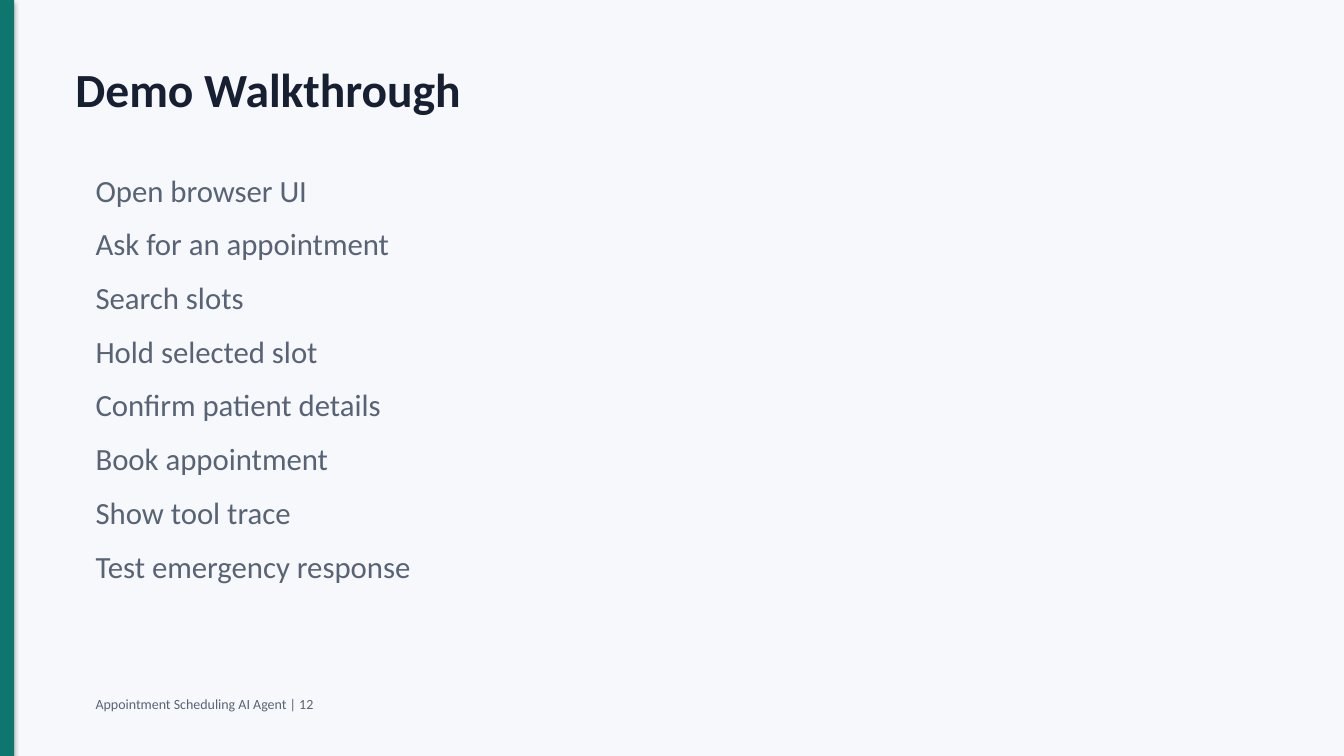
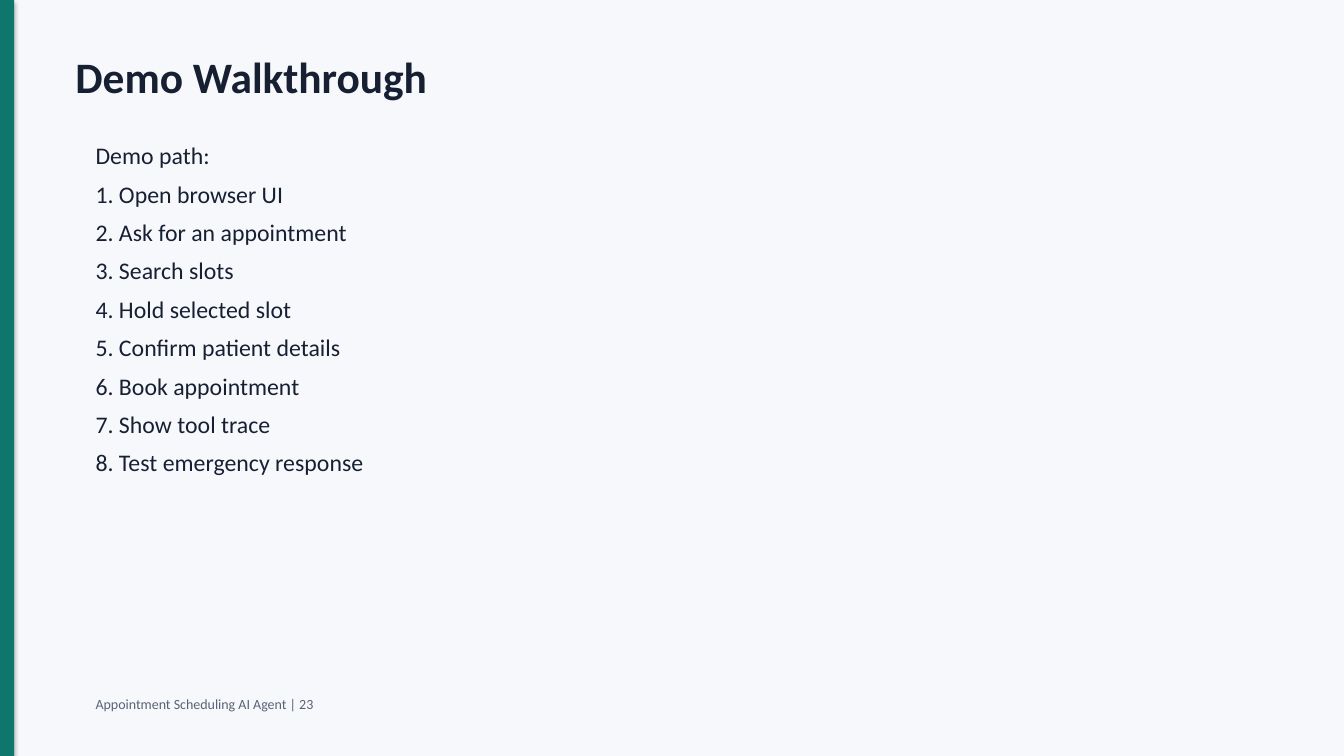
Before and after one commit to amankumarhal/scheduling_agent, a slide deck: slide 23 of docs/appointment_agent_interview_deck.pptx (slide 12 before the commit). Drawn at 1344x756 pixels with LibreOffice and Linux fonts; fonts in the diff are those of the drawing. Boxes give left, top, right and bottom in pixels: in the first picture for what was removed or moved away, otherwise in the second. Text is boxed around its words. In the diff, an @@ line names an element or a change of style, - is before the commit and + after.

Commit message:
Expand production system design slides

```diff
--- a/docs/appointment_agent_interview_deck.pptx
+++ b/docs/appointment_agent_interview_deck.pptx
@@ text "Demo Walkthrough": place and size @@
-text "Demo Walkthrough" at (75, 73, 461, 115)
+text "Demo Walkthrough" at (75, 62, 427, 101)
@@ text "Demo Walkthrough" at (75, 62, 427, 101): size 34 to 31 pt @@
@@ text at (96, 147, 363, 475): text changed; size 22 to 17 pt; text colour #586376 to #172033 @@
-Open browser UI
-Ask for an appointment
-Search slots
-Hold selected slot
-Confirm patient details
-Book appointment
-Show tool trace
-Test emergency response
+Demo path:
+1. Open browser UI
+2. Ask for an appointment
+3. Search slots
+4. Hold selected slot
+5. Confirm patient details
+6. Book appointment
+7. Show tool trace
+8. Test emergency response
@@ text at (96, 699, 313, 712): text changed @@
-Appointment Scheduling AI Agent | 12
+Appointment Scheduling AI Agent | 23
```
Also in this commit, not shown: 10 other slides changed, 14 slides added, 4 slides removed, 1 other file.
